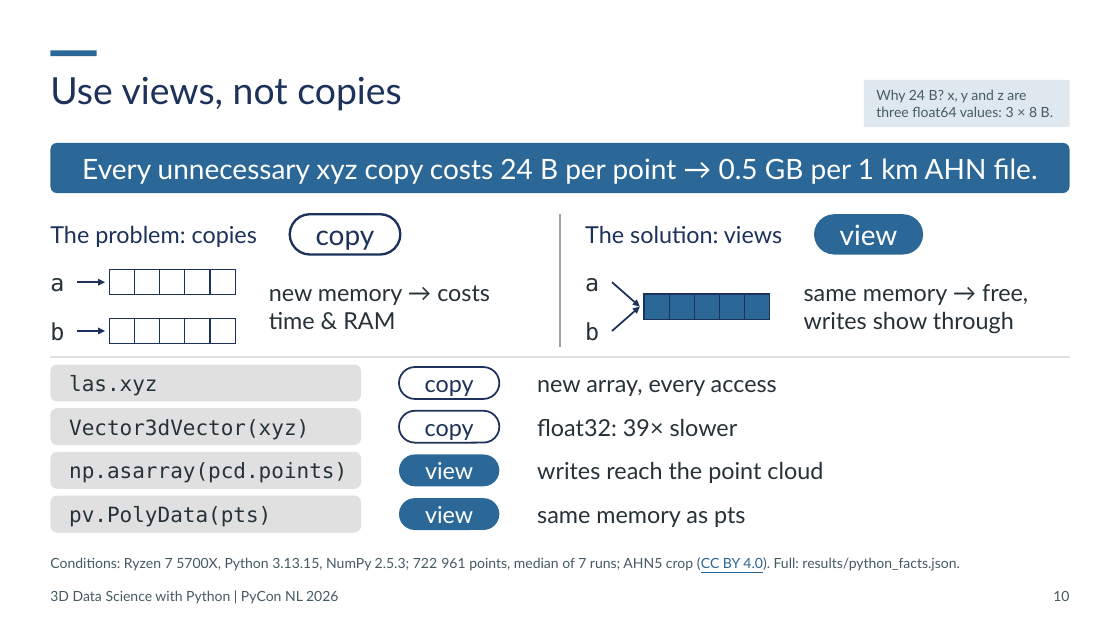
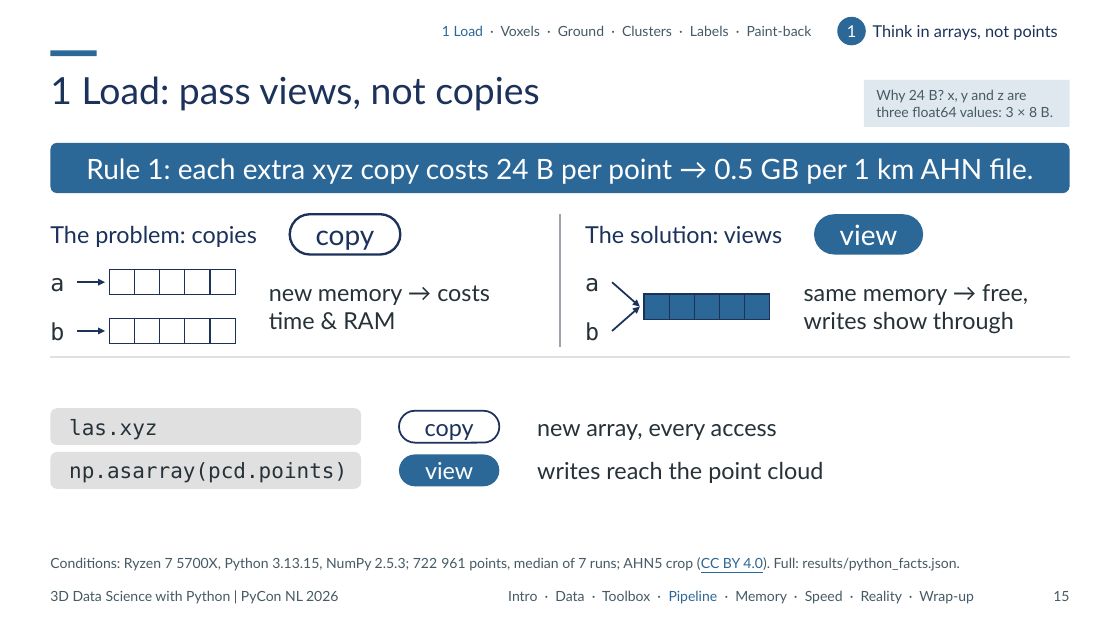
Before and after one commit to Sloppy1999/pycon-nl-2026-3d-data-science, a slide deck: slide 15 of deck/out/20261015_PyCon-NL_3D-Data-Science.pptx (slide 10 before the commit). Drawn at 1120x630 pixels with LibreOffice and Linux fonts; fonts in the diff are those of the drawing. Boxes give left, top, right and bottom in pixels: in the first picture for what was removed or moved away, otherwise in the second. Text is boxed around its words. In the diff, an @@ line names an element or a change of style, - is before the commit and + after.

```diff
--- a/deck/out/20261015_PyCon-NL_3D-Data-Science.pptx
+++ b/deck/out/20261015_PyCon-NL_3D-Data-Science.pptx
@@ text added at bbox=[442, 25, 812, 36], 12 pt, text #455A64 @@
+1 Load · Voxels · Ground · Clusters · Labels · Paint-back
@@ ellipse added at bbox=[838, 17, 866, 45], fill #2B6797, 14 pt, text #FFFFFF @@
+1
@@ text added at bbox=[873, 25, 1057, 40], 14 pt, text #1C325B @@
+Think in arrays, not points
@@ title at bbox=[50, 76, 539, 111]: text changed @@
-Use views, not copies
+1 Load: pass views, not copies
@@ text in rounded rectangle at bbox=[86, 158, 1033, 184]: text changed @@
-Every unnecessary xyz copy costs 24 B per point → 0.5 GB per 1 km AHN file.
+Rule 1: each extra xyz copy costs 24 B per point → 0.5 GB per 1 km AHN file.
@@ rounded rectangle "las.xyz": place and size @@
-rounded rectangle "las.xyz" at bbox=[50, 365, 361, 402]
+rounded rectangle "las.xyz" at bbox=[50, 408, 361, 445]
@@ text "new array, every access": place and size @@
-text "new array, every access" at bbox=[537, 380, 777, 396]
+text "new array, every access" at bbox=[537, 424, 777, 440]
@@ group removed at bbox=[50, 367, 738, 533]: 4 rounded rectangles, 1 text @@
-copy
-Vector3dVector(xyz)
-float32: 39× slower
-pv.PolyData(pts)
-view
@@ text "Intro · Data · Toolbox ..." at bbox=[508, 590, 973, 604]: vertical alignment middle to bottom @@
@@ text at bbox=[508, 590, 973, 604]: text changed; size 20 to 12 pt; text colour #263238 to #455A64 @@
-same memory as pts
+Intro · Data · Toolbox · Pipeline · Memory · Speed · Reality · Wrap-up
@@ page number at bbox=[1053, 591, 1069, 601]: text changed @@
-10
+15
```
Also in this commit, not shown: 32 other slides changed, 7 slides added, 1 slide removed, 27 other files.
